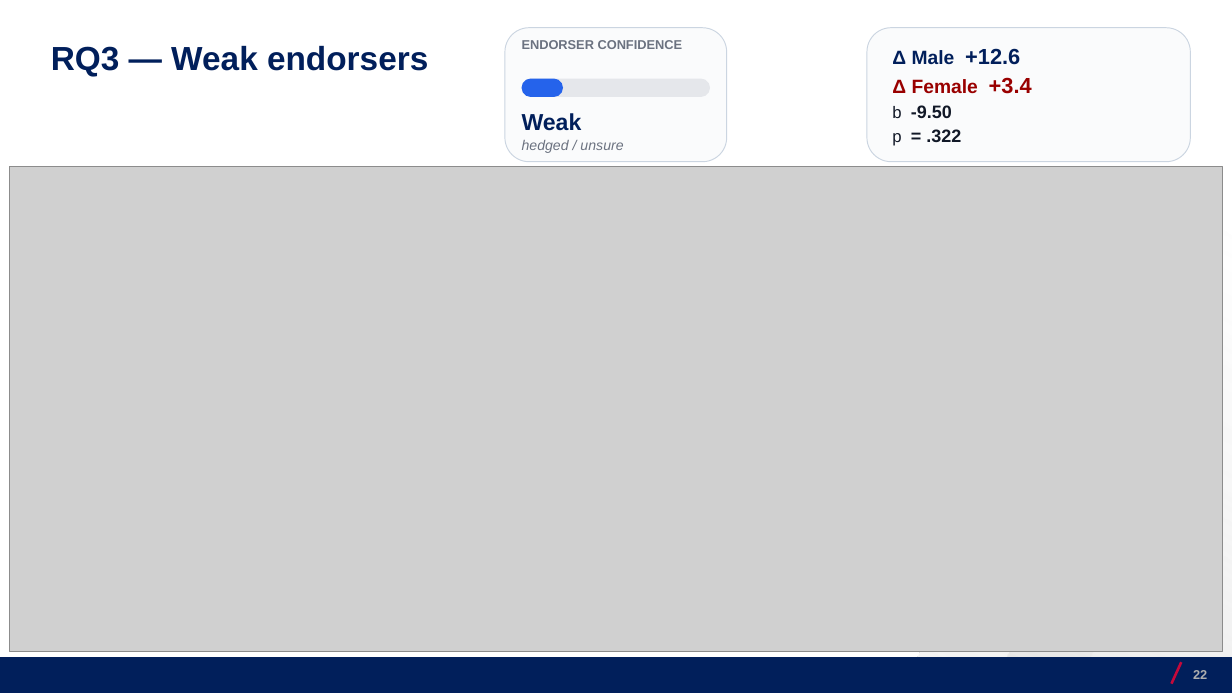
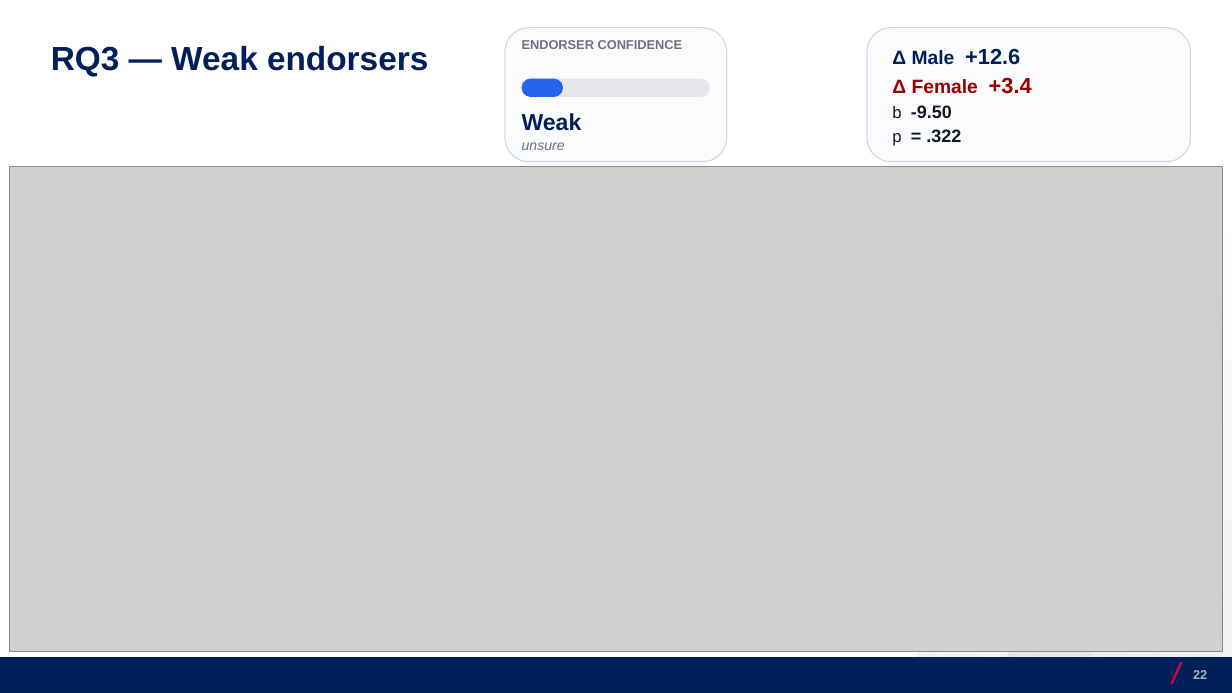
Before and after one commit to josecerv/sponsorship-network, a slide deck: slide 22 of docs/UChicago-0410.pptx. Drawn at 1232x693 pixels with LibreOffice and Linux fonts; fonts in the diff are those of the drawing; grey boxes stand for pictures; background and template pictures are left out. Boxes give left, top, right and bottom in pixels: in the first picture for what was removed or moved away, otherwise in the second. Text is boxed around its words. In the diff, an @@ line names an element or a change of style, - is before the commit and + after.

```diff
--- a/docs/UChicago-0410.pptx
+++ b/docs/UChicago-0410.pptx
@@ text at (x1=522, y1=142, x2=565, y2=150): text changed @@
-hedged / unsure
+unsure
```
Also in this commit, not shown: 5 other slides changed, 1 other file.
